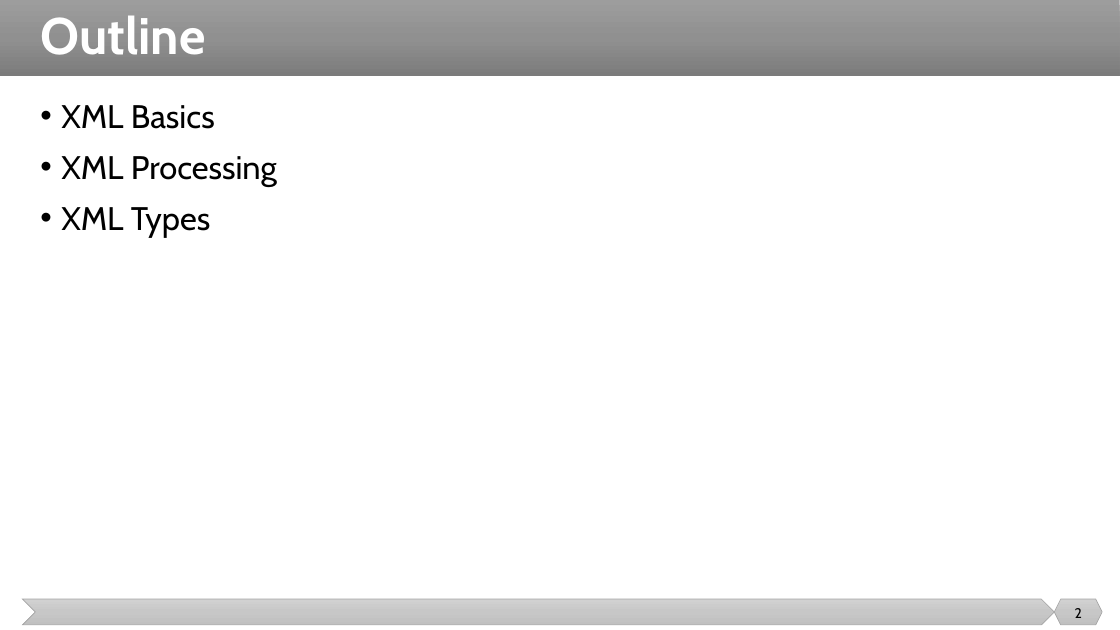
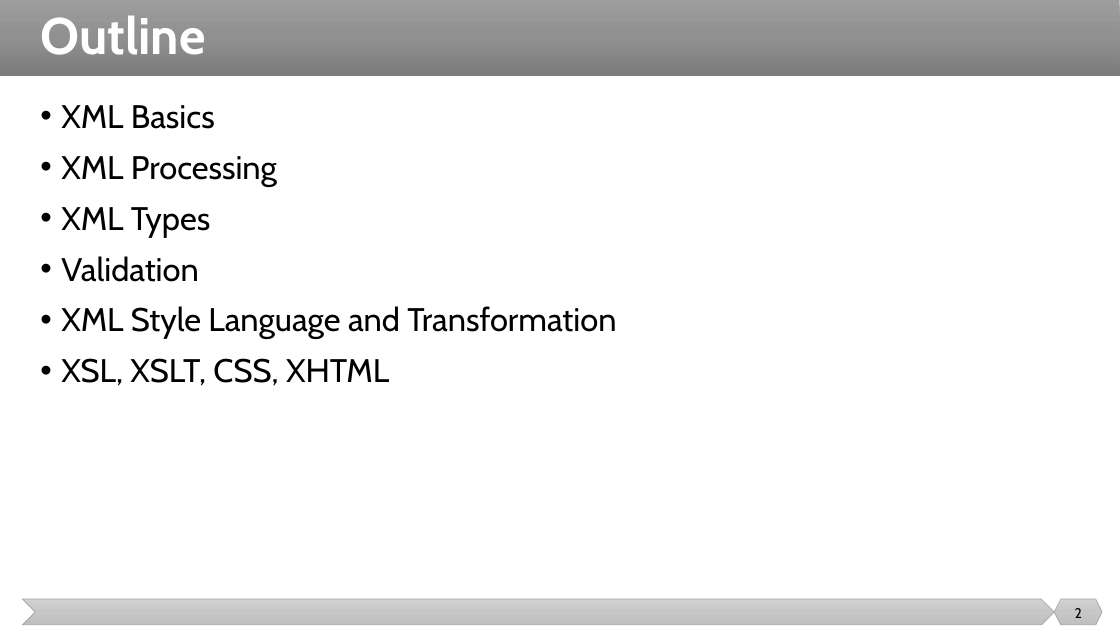
Before and after one commit to malenezi/malenezi, a slide deck: slide 2 of SE495/Lectures/5-SOA/XML.pptx. Drawn at 1120x630 pixels with LibreOffice and Linux fonts; fonts in the diff are those of the drawing. Boxes give left, top, right and bottom in pixels: in the first picture for what was removed or moved away, otherwise in the second. Text is boxed around its words. In the diff, an @@ line names an element or a change of style, - is before the commit and + after.

```diff
--- a/SE495/Lectures/5-SOA/XML.pptx
+++ b/SE495/Lectures/5-SOA/XML.pptx
@@ text at bbox=[61, 256, 616, 386]: paragraphs added @@
+• Validation
+• XML Style Language and Transformation
+• XSL, XSLT, CSS, XHTML
```
Also in this commit, not shown: 10 other slides changed, 35 slides added, 5 other files.
